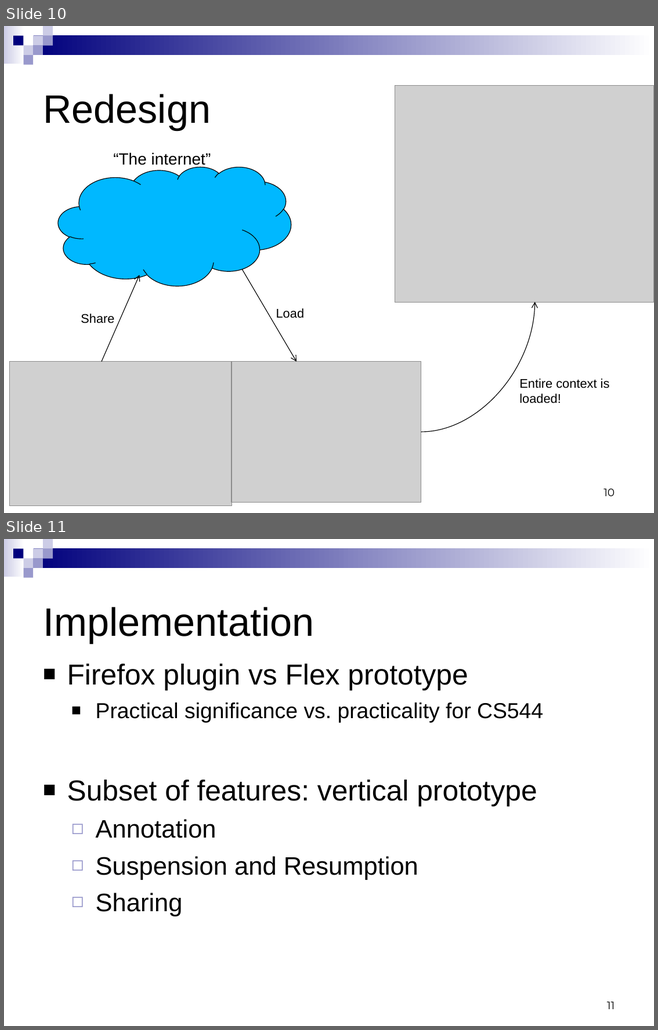
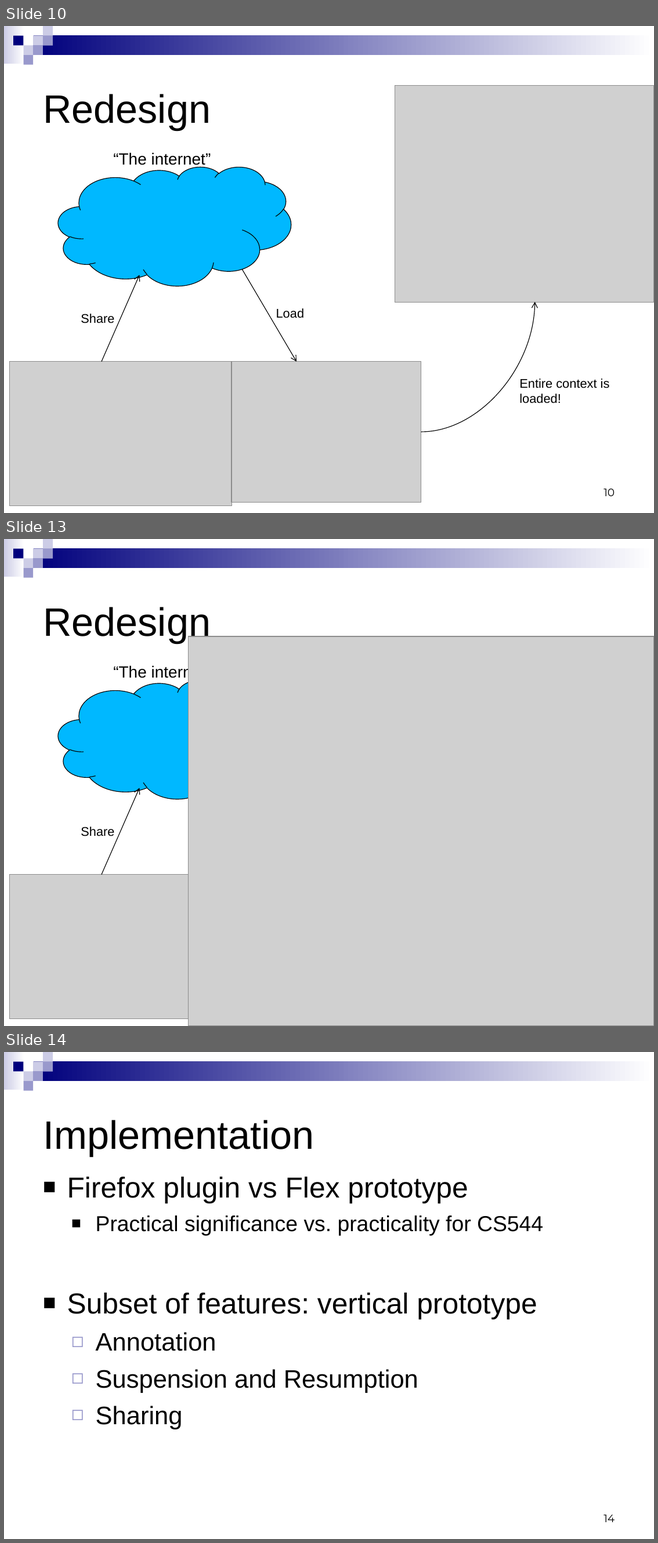
Before and after one commit to mohanraj-r/tabfour, a slide deck: Tab4/doc/544 Phase 3 presentation.ppt. Shown one above the other, each under a label of ours: slides 10 and 11 before the commit, slides 10, 13 and 14 after it; the slides between them are not shown. The pictures are 658x1030 and 658x1543 pixels, drawn with LibreOffice and Linux fonts; fonts in the diff are those of the drawing; grey boxes stand for pictures. Boxes give left, top, right and bottom in pixels: in the first picture for what was removed or moved away, otherwise in the second. Text is boxed around its words. In the diff, an @@ line names an element or a change of style, - is before the commit and + after.

```diff
--- a/Tab4/doc/544 Phase 3 presentation.ppt
+++ b/Tab4/doc/544 Phase 3 presentation.ppt
@@ slide 13 added at (x1=4, y1=539, x2=654, y2=1026), background #FFFFFF; not listed: 9 template elements that a slide beside it also shows @@
@@ title added at (x1=43, y1=607, x2=210, y2=643), 44 pt, text #000000 @@
+Redesign
@@ picture added at (x1=188, y1=636, x2=654, y2=1026) @@
@@ text added at (x1=113, y1=665, x2=211, y2=681), 18 pt, text #000000 @@
+“The internet”
@@ freeform shape added at (x1=58, y1=680, x2=291, y2=799), fill #00B8FF, outline #000000 0.74 pt @@
@@ arrow added from (101, 875) to (139, 788), #000000 0.74 pt @@
@@ text added at (x1=81, y1=827, x2=114, y2=837), 14 pt, text #000000 @@
+Share
@@ picture added at (x1=9, y1=875, x2=231, y2=1019) @@
@@ what was slide 11 is now slide 14 @@
@@ page number at (x1=603, y1=1515, x2=614, y2=1522): text changed @@
-11
+14
```
Also in this commit, not shown: 1 slide changed, 3 other slides added.
